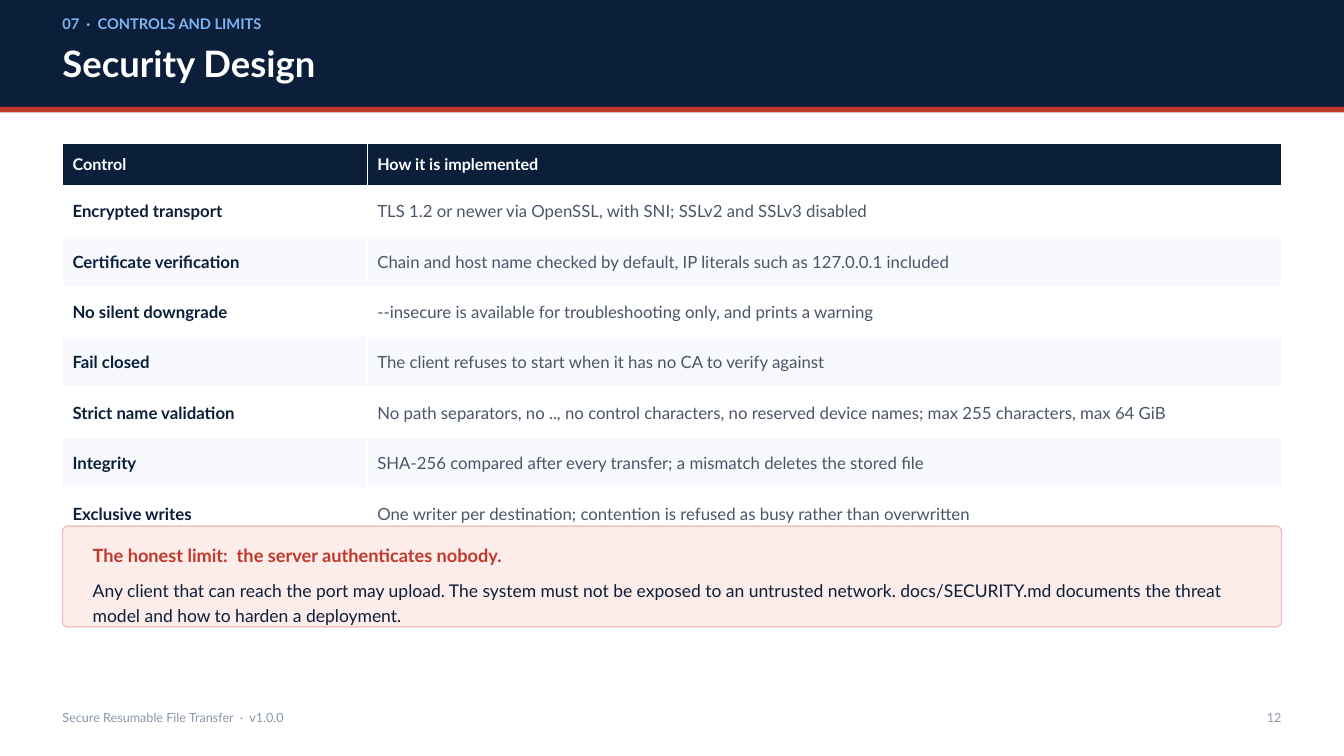
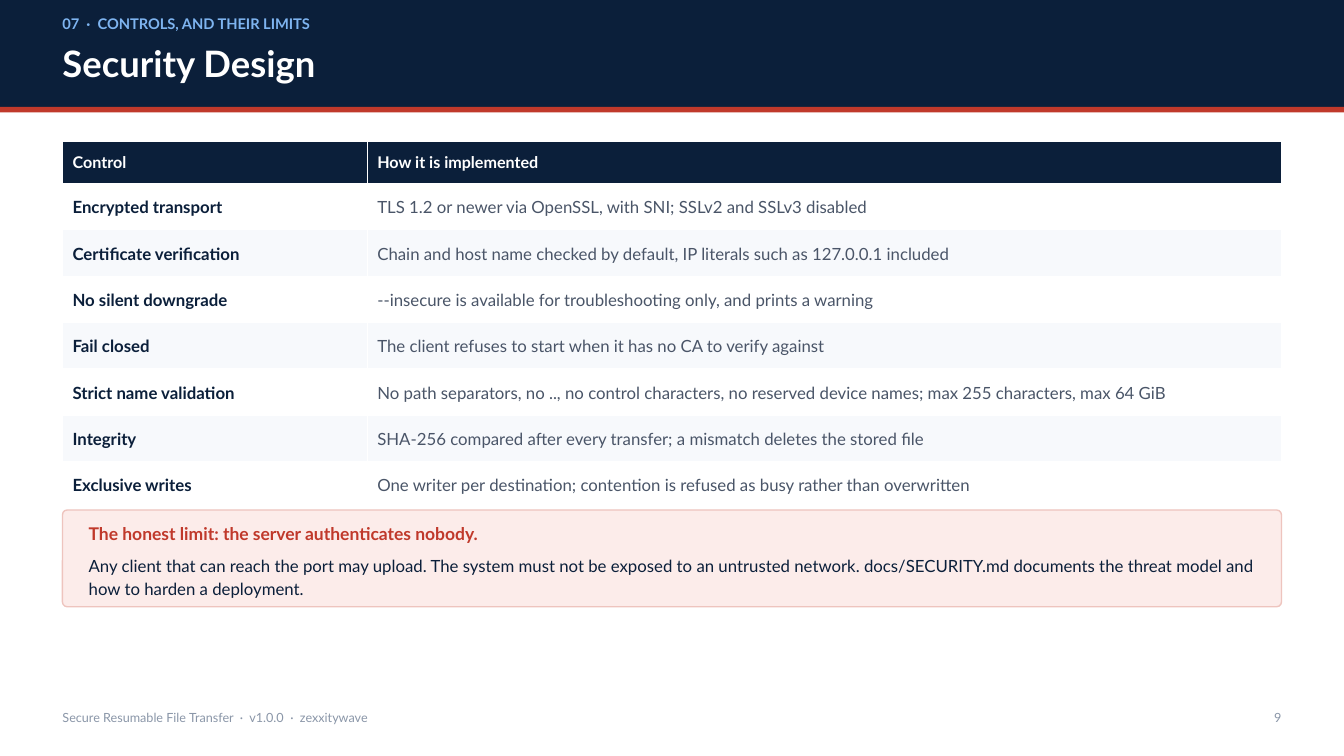
Before and after one commit to zexxitywave/File-transfer-, a slide deck: slide 9 of presentation/Secure-Resumable-File-Transfer.pptx (slide 12 before the commit). Drawn at 1344x756 pixels with LibreOffice and Linux fonts; fonts in the diff are those of the drawing. Boxes give left, top, right and bottom in pixels: in the first picture for what was removed or moved away, otherwise in the second. Text is boxed around its words. In the diff, an @@ line names an element or a change of style, - is before the commit and + after.

Commit message:
Tighten the presentation to 16 slides and remove all placeholders
- Merge the paired slides (TLS with integrity, resumption with concurrency,
  testing with results, CI with design decisions) and drop the agenda slide,
  cutting the deck from 22 slides to 16 for a shorter presentation slot
- Fill the title and closing slides from the repository itself (maintainer
  handle, repository URL, version, platforms, test count, MIT licence) so
  there is nothing left for a presenter to fill in by hand
- Fix bullets() rendering plain items as a bare marker: a bullet without the
  "||" head separator was writing the empty tail instead of its own text
- Give the deck a close slide, and fix check_deck.py so the text dump survives
  the cp1252 console encoding used on Windows

```diff
--- a/presentation/Secure-Resumable-File-Transfer.pptx
+++ b/presentation/Secure-Resumable-File-Transfer.pptx
@@ text at <box>62,18,310,31</box>: text changed @@
-07 · CONTROLS AND LIMITS
+07 · CONTROLS, AND THEIR LIMITS
@@ table: place and size @@
-table at <box>63,143,1281,538</box>
+table at <box>63,141,1281,508</box>
@@ rounded rectangle: place and size @@
-rounded rectangle at <box>63,526,1281,627</box>
+rounded rectangle at <box>63,510,1281,607</box>
@@ text "The honest limit: the server ...": place and size @@
-text "The honest limit: the server ..." at <box>93,548,502,565</box>
+text "The honest limit: the server ..." at <box>89,527,477,543</box>
@@ text "The honest limit: the server ..." at <box>89,527,477,543</box>: size 13 to 12.5 pt @@
@@ text "Any client that can reach ...": place and size @@
-text "Any client that can reach ..." at <box>93,584,1221,625</box>
+text "Any client that can reach ..." at <box>89,559,1253,598</box>
@@ text "Any client that can reach ..." at <box>89,559,1253,598</box>: size 12.5 to 12 pt; line spacing 1.18 to 1.16 @@
@@ text at <box>62,713,368,724</box>: text changed @@
-Secure Resumable File Transfer · v1.0.0
+Secure Resumable File Transfer · v1.0.0 · zexxitywave
@@ text at <box>1274,713,1281,722</box>: text changed @@
-12
+9
```
Also in this commit, not shown: 15 other slides changed, 6 slides removed, 2 other files.
